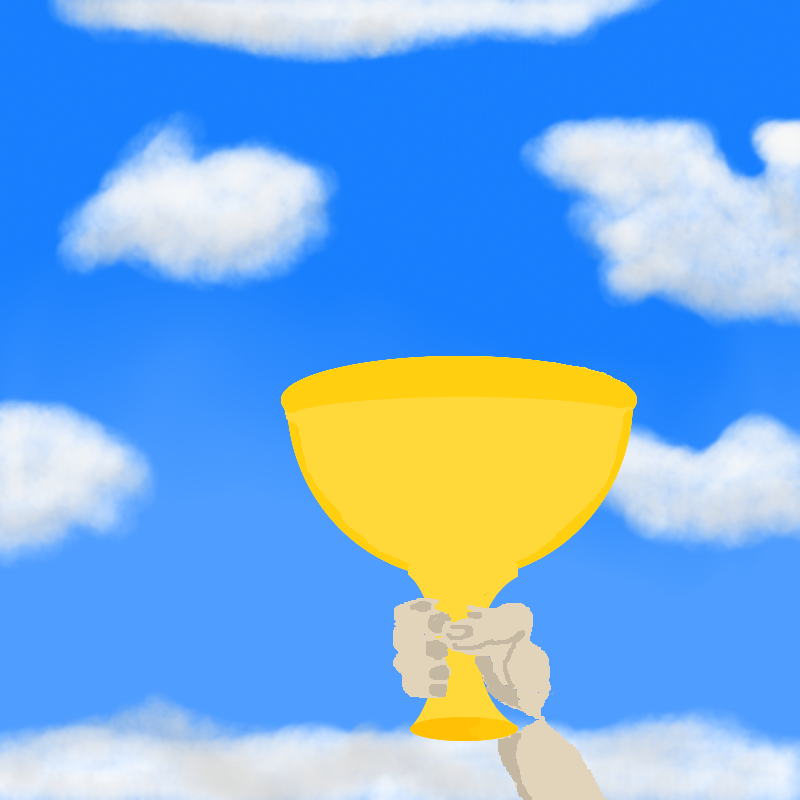
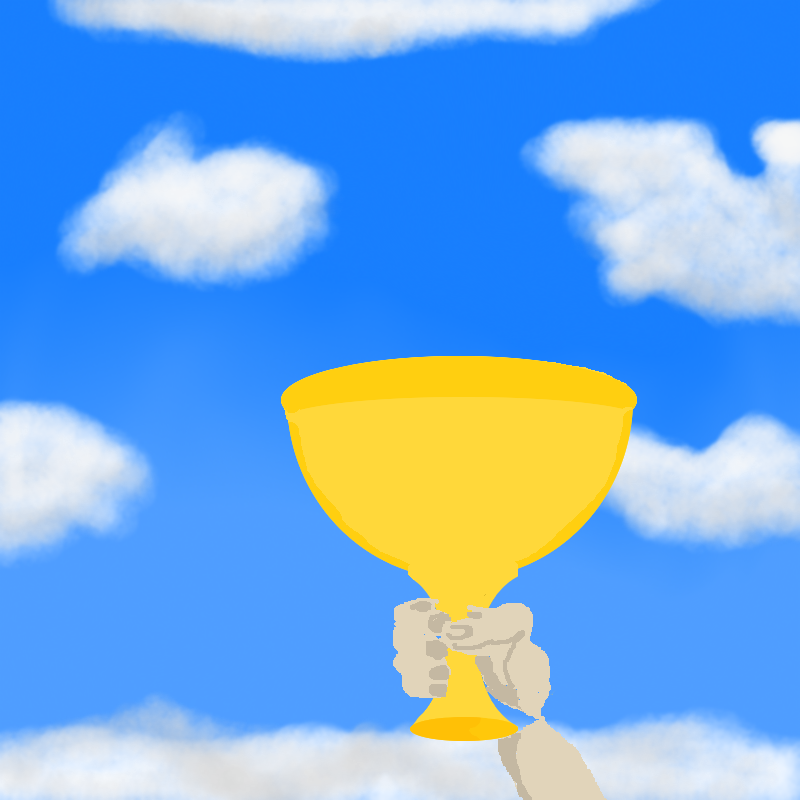
Layered file, before and after one edit (800 x 800). Changes by layer:
hid "Loading space #1" over <box>281,356,637,727</box>
